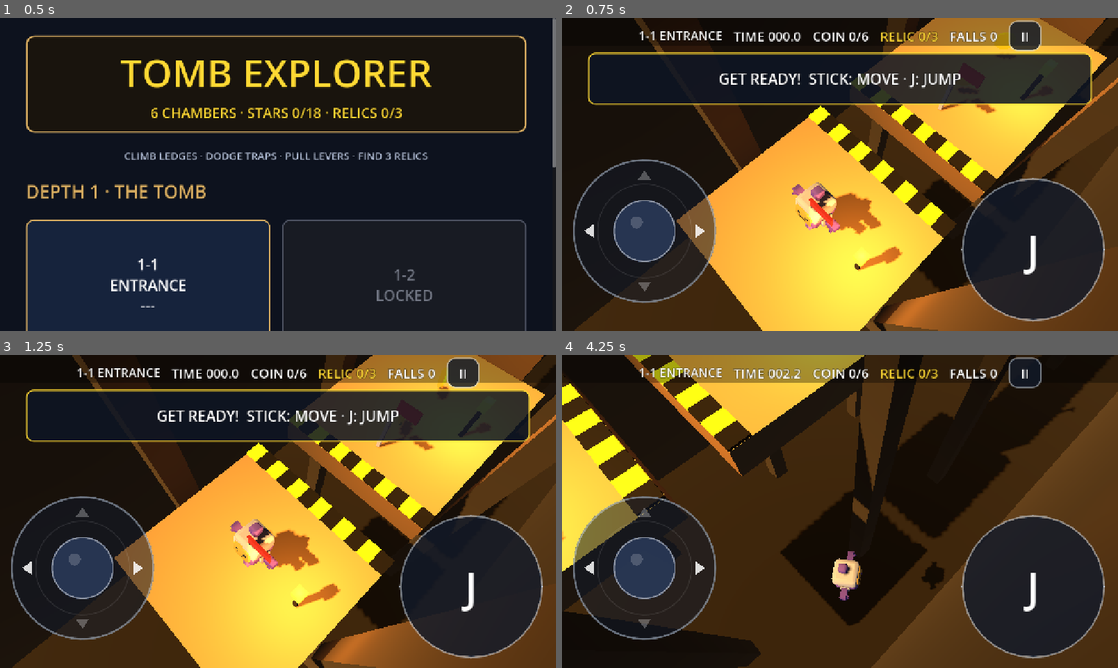
Above: before the commit, frames 1-4 (two rows, left to right).
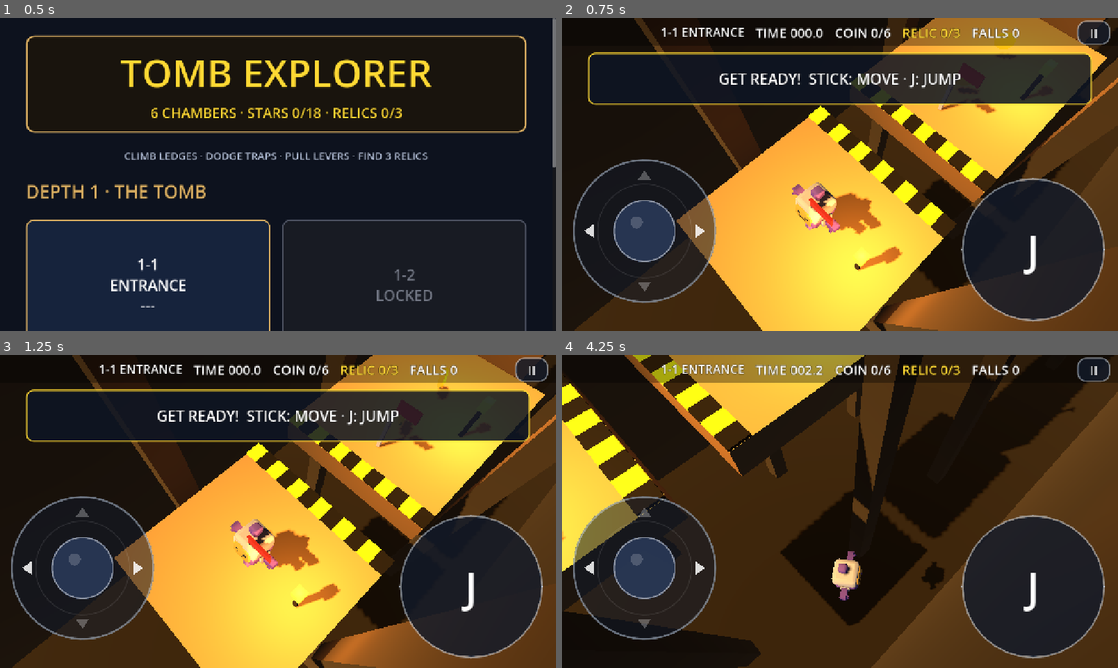
Above: after the commit, the same moments.

Repository: cykgames/006-tomb
Game: Godot game, scene res://LevelSelect.tscn
Same seed, same stepped clock (60 frames per second), same inputs: the game is played once before the commit and once after it. Sound files missing from this copy of the repository are replaced by a short silence.
Inputs (mouse positions are in pixels of both pictures, inside the frame that each line leads up to):
- Up to frame 1 (0.5 s): no input
- Up to frame 2 (0.75 s): click "1-1 ENTRANCE ---" at 0.5 s
- Up to frame 3 (1.25 s): no input
- Up to frame 4 (4.25 s): click (1023, 373) at 1.25 s, where only the run before the commit has a clickable "II"; click "J" at 2 s; move the mouse to (962, 495) at 2.77 s; hold Right (move_right) 2.78-3.5 s; click (962, 495) at 2.92 s; tap Space (jump) at 3.02 s; drag from (728, 527) to (812, 574) at 3.52 s

Frame 1 is identical in both runs. In frame 2, 2.4% of the frame differs, in the area x 14-99%, y 0-11%; in frame 3, 2.4%; in frame 4, 2.6%.

Commit message:
fix(HUD,LevelGen): pause 166x166 hit + rotate 4 themes across 6 chambers (fun-review H3/H2)

Diff:
--- a/HUD.gd
+++ b/HUD.gd
@@ -124,10 +124,43 @@
 	bar.add_child(_coin_label)
 	bar.add_child(_relic_label)
 	bar.add_child(_fall_label)
-	_pause_button = _mk_button("II", 30)
-	_pause_button.custom_minimum_size = Vector2(76, 56)
+	# Pause: visible chip stays small, but the real touch target is an
+	# invisible 166x166 button in the top-right corner (>=120 device px at
+	# the 0.84375 portrait scale = ~50dp). Backported from 001-parkour HUD;
+	# the old 76x56 bar button measured only ~23x17dp (fun-review H3).
+	_pause_button = Button.new()
+	_pause_button.focus_mode = Control.FOCUS_NONE
+	for sn in ["normal", "hover", "pressed", "focus", "disabled"]:
+		_pause_button.add_theme_stylebox_override(sn, StyleBoxEmpty.new())
+	_pause_button.set_anchors_preset(Control.PRESET_TOP_RIGHT)
+	_pause_button.offset_left = -166.0
+	_pause_button.offset_top = 0.0
+	_pause_button.offset_right = 0.0
+	_pause_button.offset_bottom = 166.0
 	_pause_button.pressed.connect(toggle_pause)
-	bar.add_child(_pause_button)
+	add_child(_pause_button)
+	var pause_face := Panel.new()
+	pause_face.mouse_filter = Control.MOUSE_FILTER_IGNORE
+	var pfs := StyleBoxFlat.new()
+	pfs.bg_color = Color(0.07, 0.10, 0.16, 0.82)
+	pfs.border_color = Color(0.85, 0.92, 1.0, 0.5)
+	pfs.set_border_width_all(3)
+	pfs.set_corner_radius_all(20)
+	pause_face.add_theme_stylebox_override("panel", pfs)
+	pause_face.set_anchors_preset(Control.PRESET_TOP_RIGHT)
+	pause_face.offset_left = -94.0
+	pause_face.offset_top = 6.0
+	pause_face.offset_right = -18.0
+	pause_face.offset_bottom = 62.0
+	_pause_button.add_child(pause_face)
+	var pause_glyph := _mk_label("II", 30)
+	pause_glyph.mouse_filter = Control.MOUSE_FILTER_IGNORE
+	pause_glyph.set_anchors_preset(Control.PRESET_FULL_RECT)
+	pause_glyph.horizontal_alignment = HORIZONTAL_ALIGNMENT_CENTER
+	pause_glyph.vertical_alignment = VERTICAL_ALIGNMENT_CENTER
+	pause_face.add_child(pause_glyph)
+	_pause_button.button_down.connect(func() -> void: pause_face.modulate = Color(0.55, 0.85, 1.7))
+	_pause_button.button_up.connect(func() -> void: pause_face.modulate = Color.WHITE)
 
 	# Anchored joystick (bottom-left): full Vector2, both axes consumed by
 	# the obby player. Disc stays near home; finger tracked anywhere.
--- a/LevelGen.gd
+++ b/LevelGen.gd
@@ -1,6 +1,6 @@
 extends Node3D
 class_name LevelGen
-## Data-driven tomb course builder: 6 chambers (1 world x 6) — see LEVELS below
+## Data-driven tomb course builder: 6 chambers rotating 4 themes — see LEVELS
 ## (authoritative). A cursor walks a 4-direction path; step codes place
 ## pads/hazards/mechanisms. Static terrain: one StaticBody3D + chunked
 ## ArrayMesh (vertex colors).
@@ -55,19 +55,19 @@
 const LEVELS := [
 	{"name": "ENTRANCE", "world": 0, "par": 45.0, "steps": [
 		["G", 1.5], ["P", 6, 8], ["C", 3.5], ["P", 4, 12], ["K", 3.0], ["P", 4, 8]]},
-	{"name": "BLADE HALL", "world": 0, "par": 55.0, "steps": [
+	{"name": "BLADE HALL", "world": 1, "par": 55.0, "steps": [
 		["G", 2.5], ["P", 4, 6], ["X", 6], ["G", 3.0], ["P", 4, 6],
 		["F", 3], ["P", 4, 8], ["X", 6], ["G", 2.5], ["P", 4, 8]]},
-	{"name": "LEVER GATE", "world": 0, "par": 55.0, "steps": [
+	{"name": "LEVER GATE", "world": 2, "par": 55.0, "steps": [
 		["G", 2.5], ["P", 4, 6], ["W", 0], ["G", 2.5], ["P", 4, 4],
 		["D", 0, 6], ["G", 2.5], ["P", 4, 8], ["R", "relic1"], ["G", 3.0], ["P", 4, 8]]},
-	{"name": "PRESSURE PATH", "world": 0, "par": 60.0, "steps": [
+	{"name": "PRESSURE PATH", "world": 3, "par": 60.0, "steps": [
 		["G", 2.5], ["P", 4, 6], ["A", 1], ["K", 3.0], ["P", 4, 6],
 		["D", 1, 6], ["G", 2.5], ["P", 4, 8], ["R", "relic2"], ["G", 3.0], ["P", 4, 8]]},
-	{"name": "CRUMBLE DEPTHS", "world": 0, "par": 65.0, "steps": [
+	{"name": "CRUMBLE DEPTHS", "world": 2, "par": 65.0, "steps": [
 		["G", 2.5], ["P", 4, 6], ["F", 3], ["X", 6], ["P", 4, 6],
 		["R", "relic3"], ["G", 3.0], ["P", 4, 6], ["C", 3.5], ["P", 4, 8]]},
-	{"name": "TREASURE SANCTUM", "world": 0, "par": 70.0, "treasure": true, "steps": [
+	{"name": "TREASURE SANCTUM", "world": 3, "par": 70.0, "treasure": true, "steps": [
 		["G", 2.5], ["P", 4, 6], ["C", 3.5], ["W", 2], ["G", 2.5], ["P", 4, 4],
 		["D", 2, 6], ["G", 2.5], ["P", 4, 10]]},
 ]
